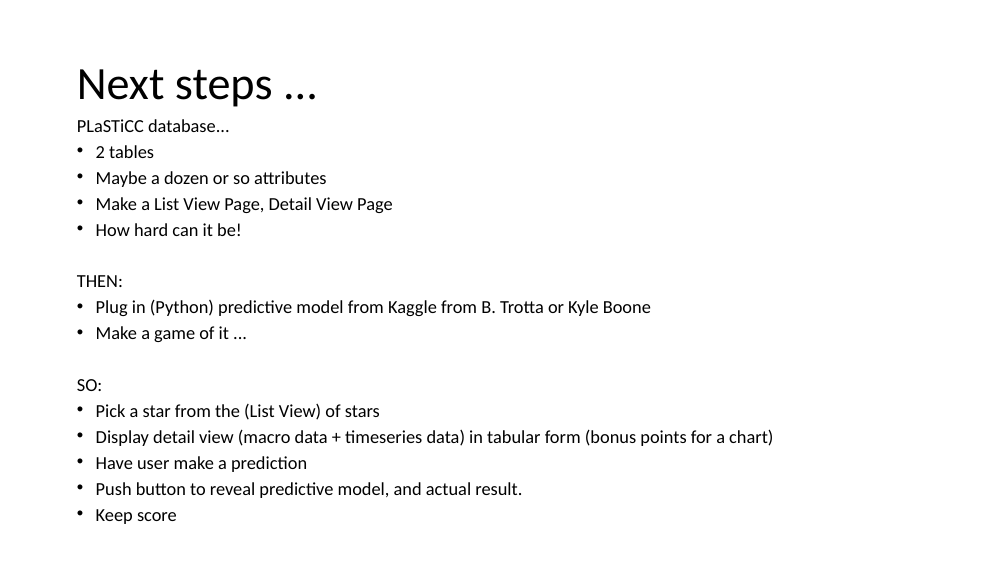
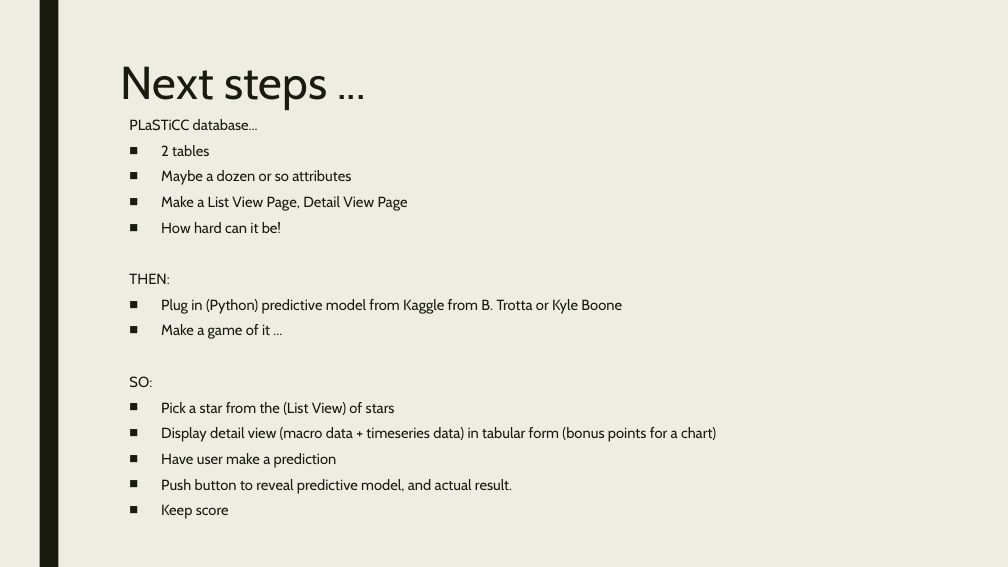
Before and after one commit to cwinsor/django_102_pluralsight, a slide deck: slide 16 of presentation.pptx. Drawn at 1008x567 pixels with LibreOffice and Linux fonts; fonts in the diff are those of the drawing. Boxes give left, top, right and bottom in pixels: in the first picture for what was removed or moved away, otherwise in the second. Text is boxed around its words. In the diff, an @@ line names an element or a change of style, - is before the commit and + after.

```diff
--- a/presentation.pptx
+++ b/presentation.pptx
@@ background #FFFFFF to #EFEDE3 @@
@@ rectangle added at <box>39,0,58,567</box>, fill #191B0E @@
@@ title "Next steps ...": place and size @@
-title "Next steps ..." at <box>77,69,273,107</box>
+title "Next steps ..." at <box>121,66,327,110</box>
@@ title "Next steps ..." at <box>121,66,327,110</box>: font Calibri to Cabin, text colour #000000 to #191B0E; line spacing 0.9 to 0.89; vertical alignment middle to top @@
@@ text "PLaSTiCC database...": place and size @@
-text "PLaSTiCC database..." at <box>77,119,773,524</box>
+text "PLaSTiCC database..." at <box>129,119,716,519</box>
@@ text "PLaSTiCC database..." at <box>129,119,716,519</box>: size 17.5 to 14 pt, font Calibri to Cabin, text colour #000000 to #191B0E; line spacing 0.7 to 0.74; more space between paragraphs; bullet • to ■ @@
```
Also in this commit, not shown: 16 other slides changed, 3 slides removed.
